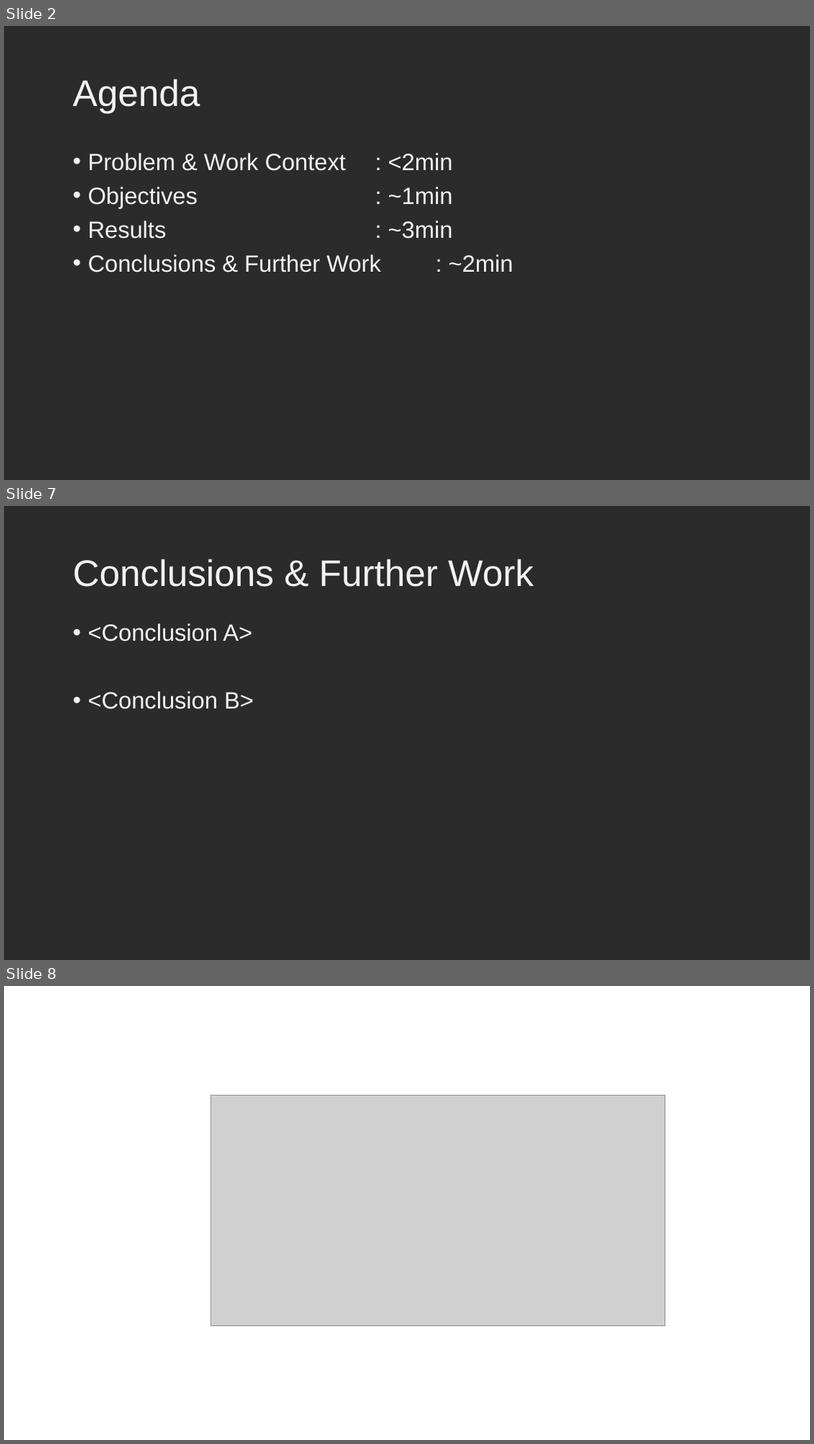
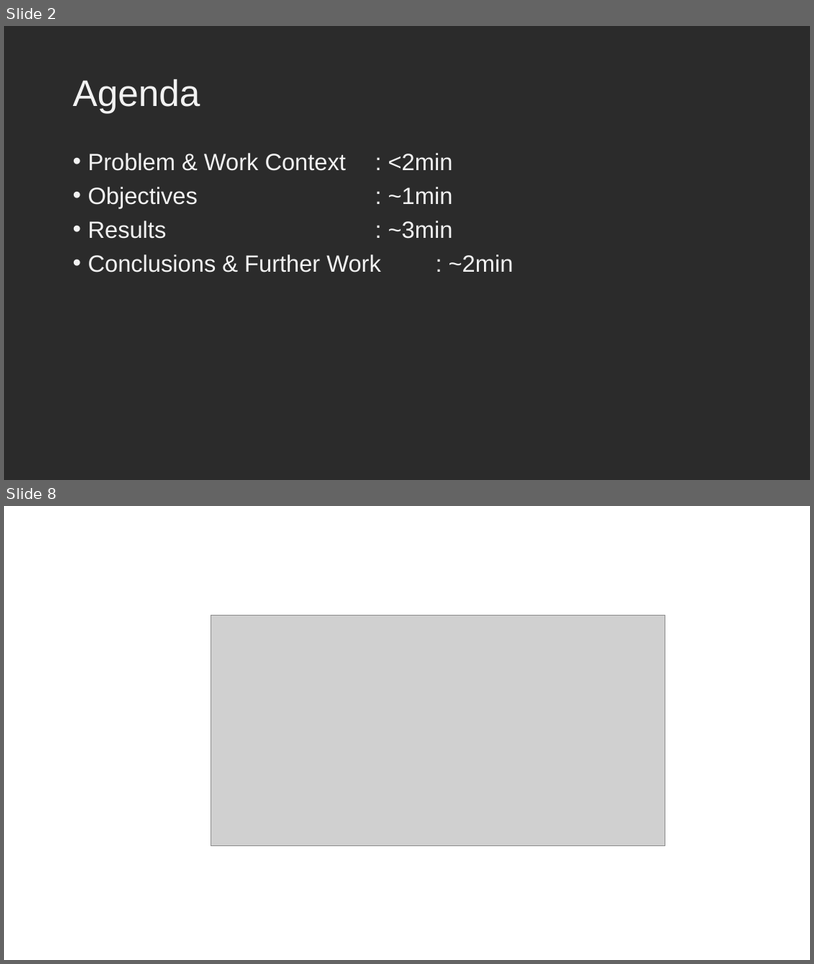
Before and after one commit to KiraSensei13/MNT_ITESM_courses, a slide deck: 1.2.Leadership_for_Sus_Dev/FProject/PRESENTATION_FINAL_PROJECT.pptx. Shown one above the other, each under a label of ours: slides 2, 7 and 8 before the commit, slides 2 and 8 after it; the slides between them are not shown. The pictures are 814x1444 and 814x964 pixels, drawn with LibreOffice and Linux fonts; fonts in the diff are those of the drawing; grey boxes stand for pictures; background and template pictures are left out; a plain dark background stands for a picture behind light text. Boxes give left, top, right and bottom in pixels: in the first picture for what was removed or moved away, otherwise in the second. Text is boxed around its words. In the diff, an @@ line names an element or a change of style, - is before the commit and + after.

```diff
--- a/1.2.Leadership_for_Sus_Dev/FProject/PRESENTATION_FINAL_PROJECT.pptx
+++ b/1.2.Leadership_for_Sus_Dev/FProject/PRESENTATION_FINAL_PROJECT.pptx
@@ slide 7 removed at <box>4,506,810,960</box>, background picture (left out) @@
@@ title removed at <box>73,559,534,587</box> @@
-Conclusions & Further Work
@@ text removed at <box>88,623,254,709</box> @@
-• <Conclusion A>
-• <Conclusion B>
```
Also in this commit, not shown: 5 slides changed, 1 slide added, 1 other slide removed, 4 other files.
